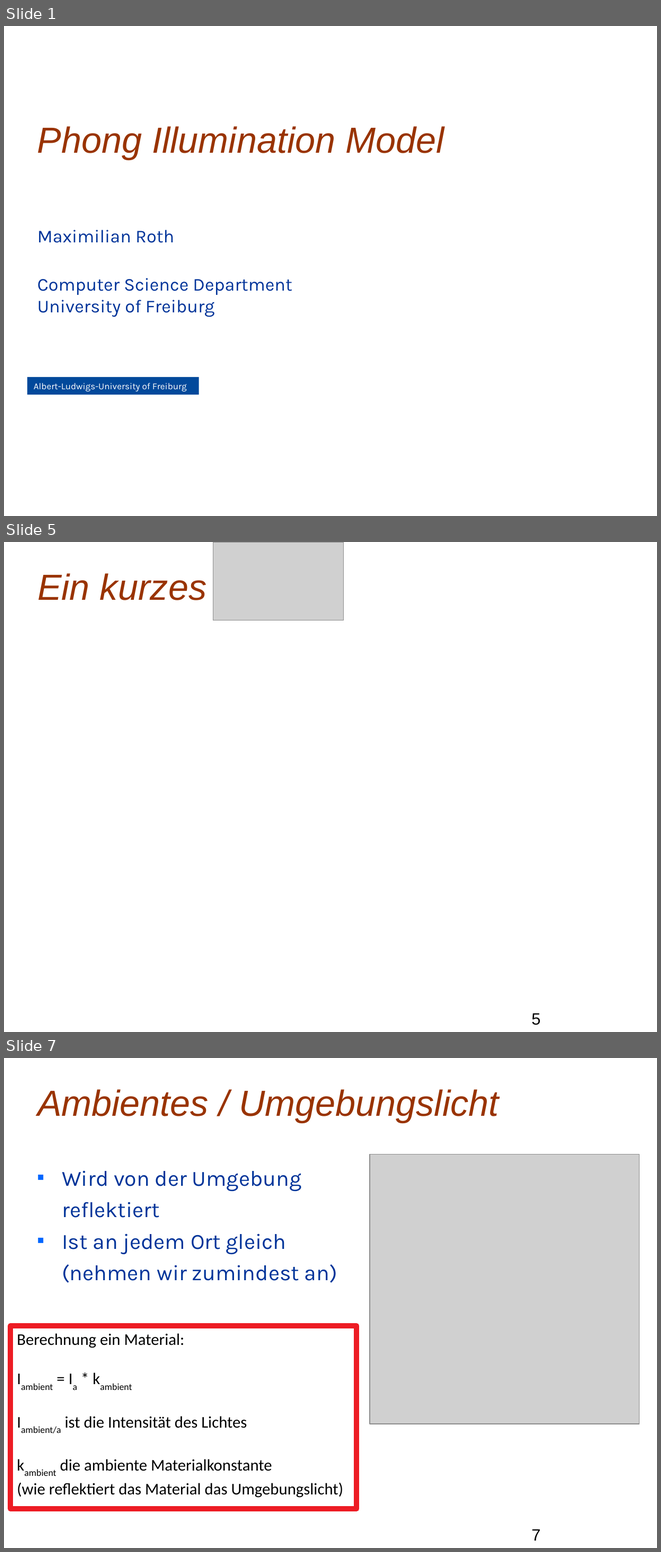
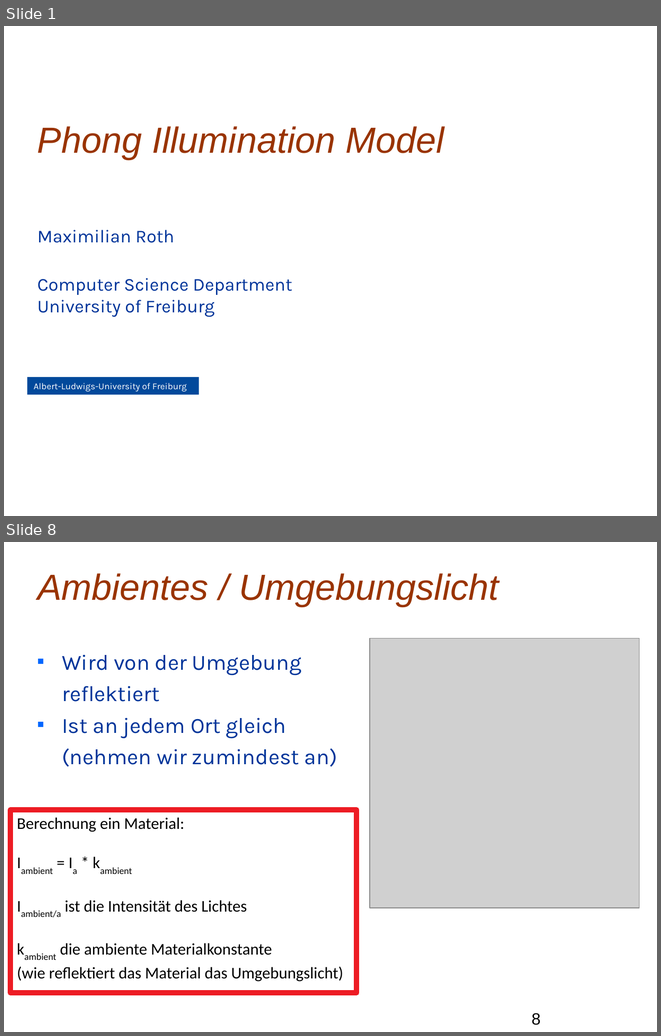
Before and after one commit to Mxtreme1/Presentation-on-The-Phong-Illumination-Model, a slide deck: PIM.odp. Shown one above the other, each under a label of ours: slides 1, 5 and 7 before the commit, slides 1 and 8 after it; the slides between them are not shown. The pictures are 661x1552 and 661x1036 pixels, drawn with LibreOffice and Linux fonts; fonts in the diff are those of the drawing; grey boxes stand for pictures; background and template pictures are left out. Boxes give left, top, right and bottom in pixels: in the first picture for what was removed or moved away, otherwise in the second. Text is boxed around its words. In the diff, an @@ line names an element or a change of style, - is before the commit and + after.

```diff
--- a/PIM.odp
+++ b/PIM.odp
@@ slide 5 removed at box(4, 542, 657, 1032), background picture (left out) @@
@@ picture removed at box(213, 542, 344, 620) @@
@@ title removed at box(37, 573, 206, 600) @@
-Ein kurzes
@@ page number removed at box(531, 1013, 540, 1025) @@
-5
@@ what was slide 7 is now slide 8 @@
@@ page number at box(531, 1013, 540, 1025): text changed @@
-7
+8
```
Also in this commit, not shown: 12 slides changed, 3 slides added.
